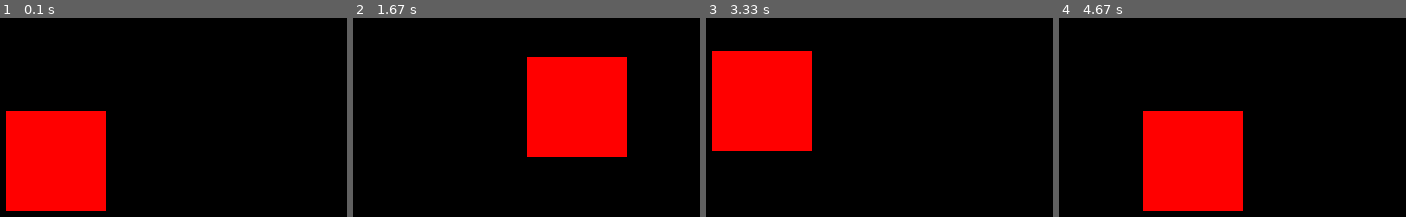
Above: before the commit, frames 1-4 (left to right).
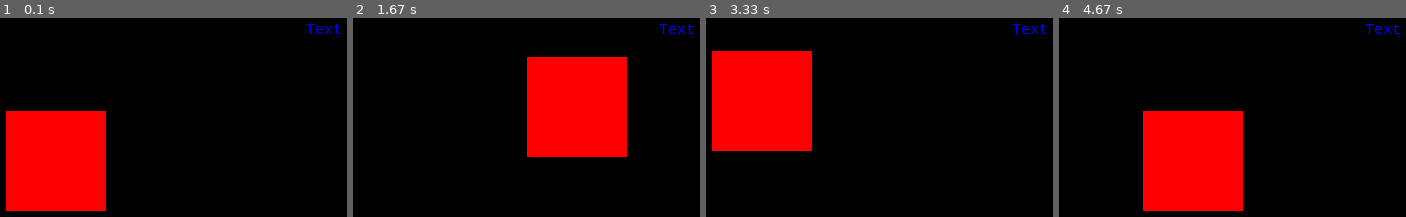
Above: after the commit, the same moments.

Repository: antonioam82/ejercicios-python
Game: pygame game, started from pygame_test.py
Same seed, same stepped clock (60 frames per second), same inputs: the game is played once before the commit and once after it.
Inputs:
- Up to frame 1 (0.1 s): no input
- Up to frame 2 (1.67 s): hold Right 0.33-0.8 s; hold Up 0.83-1.13 s; hold Right 1.17-1.63 s
- Up to frame 3 (3.33 s): hold Left 1.67-2.2 s; hold Down 2.23-2.53 s; hold Left 2.57-2.97 s; hold Up from 3 s (still down)
- Up to frame 4 (4.67 s): release Up at 3.37 s; hold Right 3.4-4.03 s; hold Down 4.07-4.43 s; hold Left from 4.47 s (still down)

The runs differ from the first frame. In frame 1, 0.2% of the frame differs, in the area x 88-99%, y 3-9%; in frame 2, 0.2%; in frame 3, 0.2%; in frame 4, 0.2%.

Commit message:
Update pygame_test.py

Diff:
--- a/pygame_test.py
+++ b/pygame_test.py
@@ -3,6 +3,7 @@
 
 pygame.init()
 
+myfont = pygame.font.SysFont("monospace",15)
 screen = pygame.display.set_mode((600,500))
 color = (255,0,0)
 x = 100
@@ -25,6 +26,8 @@
     if keyPressed[pygame.K_RIGHT]:
         x+=3;
 
+    text1 = myfont.render("Text",1,(0,0,255))
+    screen.blit(text1,(400,10))
     pygame.draw.rect(screen,color,pygame.Rect(x,y,100,100))
     pygame.display.update()
     clock.tick(60)
